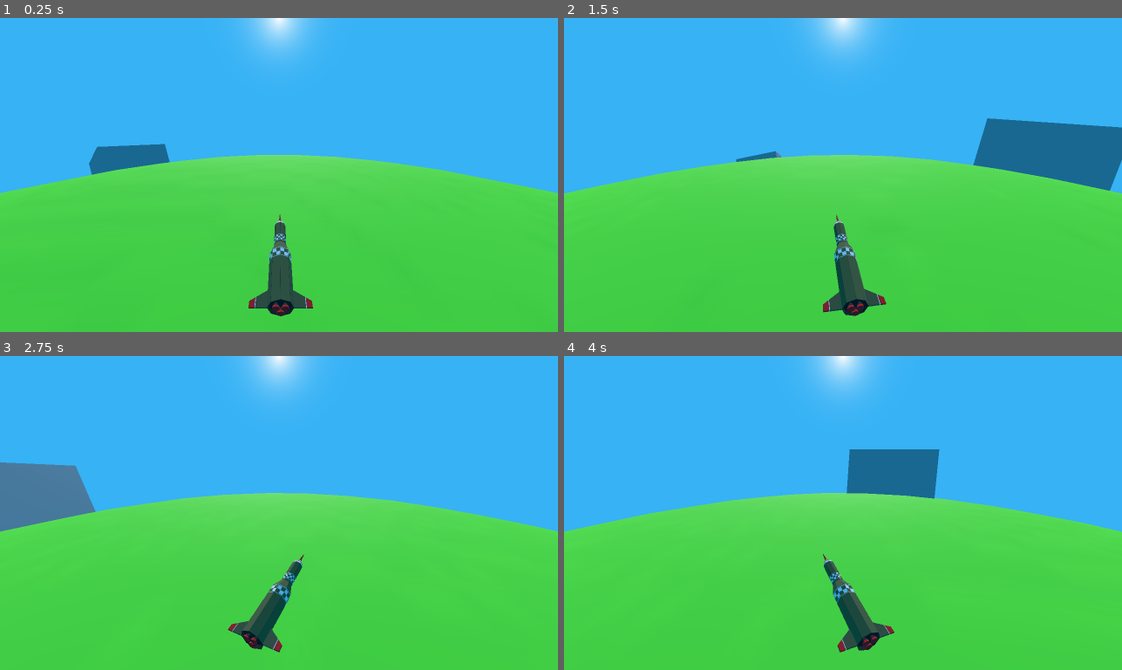
Above: before the commit, frames 1-4 (two rows, left to right).
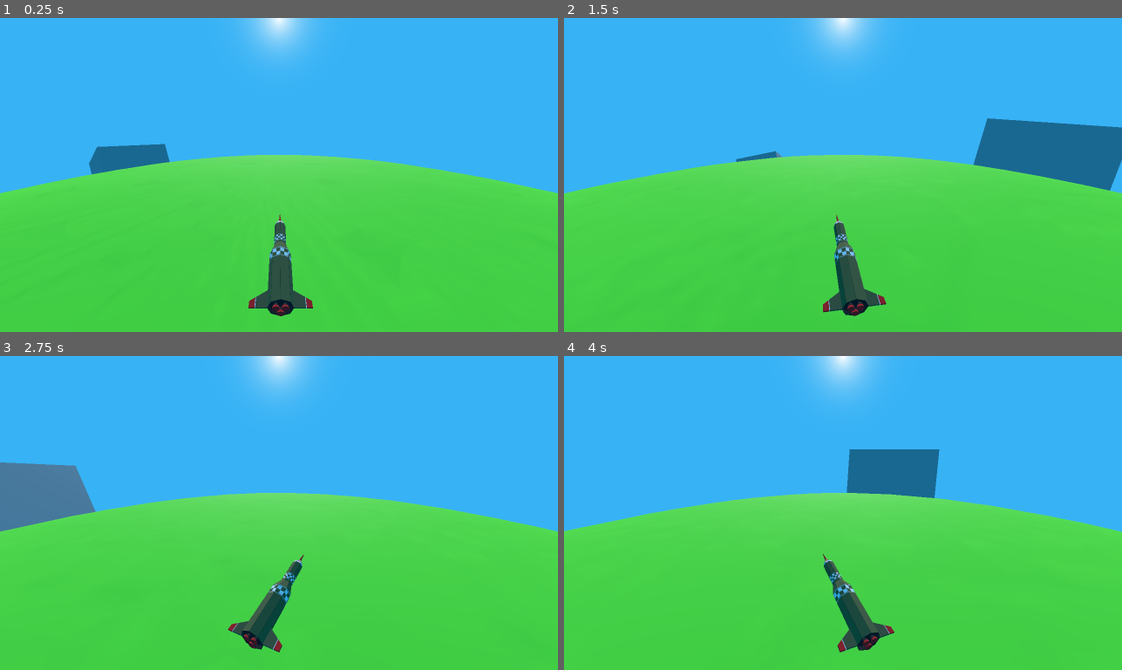
Above: after the commit, the same moments.

Repository: JacobCormier/I-cant-blow-up-mankind
Game: Godot game, scene res://scenes/Level1.tscn
Same seed, same stepped clock (60 frames per second), same inputs: the game is played once before the commit and once after it.
Inputs:
- Up to frame 1 (0.25 s): no input
- Up to frame 2 (1.5 s): tap Enter at 0.5 s; hold Right (ui_right) 0.53-1.28 s; hold Left (ui_left) from 1.28 s (still down)
- Up to frame 3 (2.75 s): release Left (ui_left) at 2.03 s; hold Right (ui_right) from 2.03 s (still down)
- Up to frame 4 (4 s): release Right (ui_right) at 3.53 s; hold Left (ui_left) from 3.53 s (still down)

The runs differ from the first frame. In frame 1, 0.1% of the frame differs, in the area x 3-96%, y 43-55%; in frame 2, 0.1%; in frame 3, less than 0.1%; in frame 4, less than 0.1%.

Commit message:
Moved development levels to dev folder, added dev copy of level1 for jacob and I to use that wont be added to the repo.

Diff:
--- a/scenes/Level1.tscn
+++ b/scenes/Level1.tscn
@@ -69,6 +69,13 @@
 skeleton = NodePath("../..")
 surface_material_override/0 = SubResource("StandardMaterial3D_p3gbj")
 
+[node name="GlobeTest" type="MeshInstance3D" parent="GlobeManager/GlobeTest"]
+transform = Transform3D(-4.37114e-08, -1, 0, 1, -4.37114e-08, 0, 0, 0, 1, 0, 0, 0)
+cast_shadow = 0
+mesh = SubResource("SphereMesh_dwrjb")
+skeleton = NodePath("../..")
+surface_material_override/0 = SubResource("StandardMaterial3D_p3gbj")
+
 [node name="Player" type="Node3D" parent="."]
 transform = Transform3D(1, 0, 0, 0, 1, 0, 0, 0, 1, 0, 494, 97)
 script = ExtResource("3_iywlv")
--- a/scripts/level_managing/globe_manager.gd
+++ b/scripts/level_managing/globe_manager.gd
@@ -1,7 +1,7 @@
 extends Node3D
 
 @onready var globe_test: MeshInstance3D = $GlobeTest
-const TEST_BUILDING = preload("res://scenes/test_building.tscn")
+const TEST_BUILDING = preload("res://scenes/dev/test_building.tscn")
 
 var orbit_speed_x = 0.3
 const MAX_Z_ORBIT_SPEED = 0.3
Not shown: 1 places in scenes/Level1.tscn that only renumber resources
Renamed: scenes/font_testing.tscn -> scenes/dev/font_testing.tscn
Renamed: scenes/test_building.tscn -> scenes/dev/test_building.tscn
Not shown, changed: .gitignore
